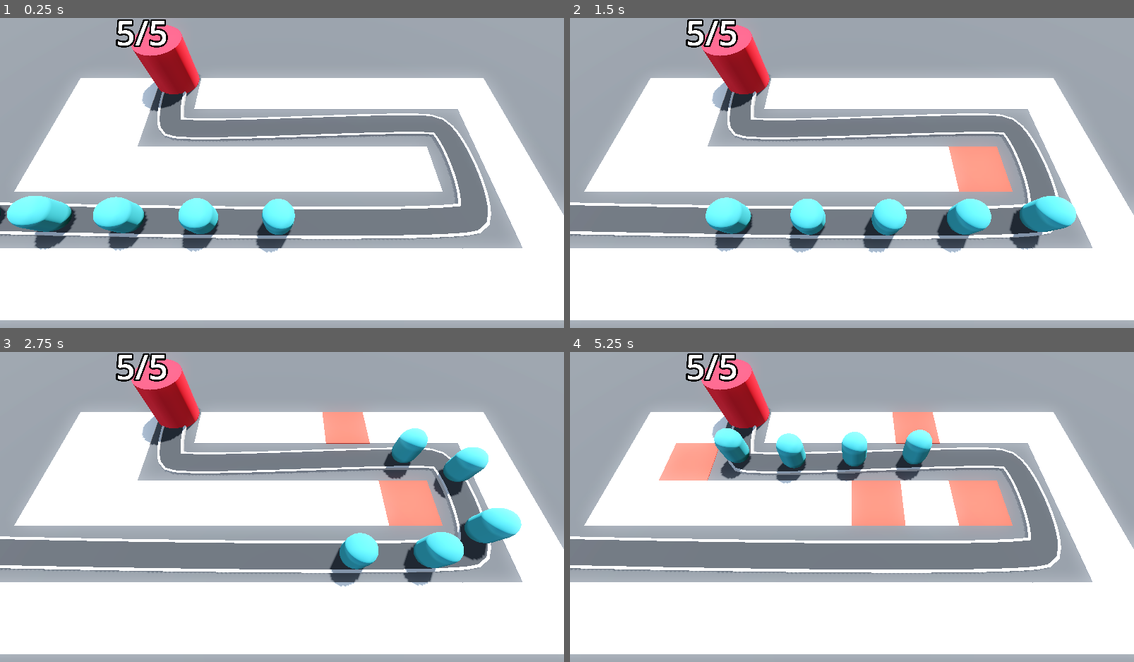
Above: before the commit, frames 1-4 (two rows, left to right).
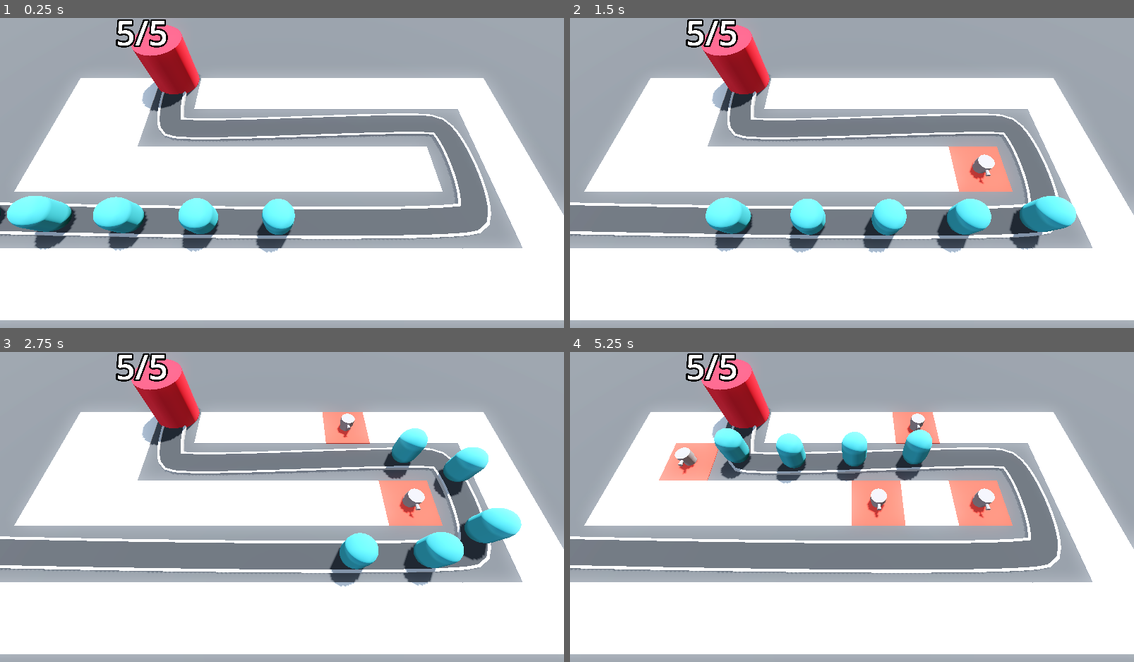
Above: after the commit, the same moments.

Repository: Rubix334/Barbarian_blaster
Game: Godot game, scene res://base_level.tscn
Same seed, same stepped clock (60 frames per second), same inputs: the game is played once before the commit and once after it.
Inputs (mouse positions are in pixels of both pictures, inside the frame that each line leads up to):
- Up to frame 1 (0.25 s): no input
- Up to frame 2 (1.5 s): move the mouse to (976, 160) at 0.52 s; click (976, 160) at 0.6 s; move the mouse to (739, 191) at 1.27 s; click (739, 191) at 1.35 s
- Up to frame 3 (2.75 s): move the mouse to (338, 441) at 2.02 s; click (338, 441) at 2.1 s
- Up to frame 4 (5.25 s): move the mouse to (823, 575) at 2.77 s; click (823, 575) at 2.85 s; move the mouse to (1021, 556) at 3.52 s; click (1021, 556) at 3.6 s; move the mouse to (682, 463) at 4.27 s; click (682, 463) at 4.35 s; move the mouse to (880, 510) at 5.02 s; click (880, 510) at 5.1 s

The runs differ from the first frame. In frame 2, 0.3% of the frame differs, in the area x 70-76%, y 43-54%; in frame 3, 0.4%; in frame 4, 0.8%, in the area x 18-76%, y 19-54%.

Commit message:
add turrets and build_turrets

Diff:
--- a/RayPickerCamera/ray_picker_camera.gd
+++ b/RayPickerCamera/ray_picker_camera.gd
@@ -1,6 +1,6 @@
 extends Camera3D
 @onready var raycast_3d: RayCast3D = $RayCast3D
-
+@export var turret_manger : TurretManager
 @export var gridmap : GridMap
 
 func _process(delta: float) -> void:
@@ -18,5 +18,7 @@
 				Input.set_default_cursor_shape(Input.CURSOR_POINTING_HAND)
 				if Input.is_action_just_pressed("click"):
 					gridmap.set_cell_item(cell, 1)
+					var tile_pos = gridmap.map_to_local(cell)
+					turret_manger.build_turret(tile_pos)
 			else:
 				Input.set_default_cursor_shape(Input.CURSOR_ARROW)
--- /dev/null
+++ b/Turret/turret_manager.gd
@@ -0,0 +1,9 @@
+extends Node3D
+class_name TurretManager
+
+@export var turret : PackedScene
+
+func build_turret(position:Vector3) -> void:
+	var new_turret = turret.instantiate()
+	add_child(new_turret)
+	new_turret.global_position = position
--- /dev/null
+++ b/Turret/turret_manager.tscn
@@ -0,0 +1,3 @@
+[gd_scene format=3 uid="uid://c8gqx0v841hc2"]
+
+[node name="TurretManager" type="Node3D"]
--- a/base_level.tscn
+++ b/base_level.tscn
@@ -1,9 +1,11 @@
-[gd_scene load_steps=12 format=3 uid="uid://dtcnxxofouqf8"]
+[gd_scene load_steps=14 format=3 uid="uid://dtcnxxofouqf8"]
 
 [ext_resource type="PackedScene" uid="uid://br3qcltvc1sgb" path="res://RayPickerCamera/ray_picker_camera.tscn" id="1_3o4py"]
 [ext_resource type="MeshLibrary" uid="uid://c0c3djgifhbb0" path="res://MeshLibraries/space_library.tres" id="1_bo3yr"]
 [ext_resource type="PackedScene" uid="uid://cedg4p1ktt00c" path="res://Enemy/enemy.tscn" id="2_5vx1e"]
 [ext_resource type="PackedScene" uid="uid://cp8jwl3inidhf" path="res://base/base.tscn" id="3_eesb3"]
+[ext_resource type="Script" uid="uid://cgu2xobyup678" path="res://Turret/turret_manager.gd" id="5_ftfrf"]
+[ext_resource type="PackedScene" uid="uid://d01unib15e15u" path="res://Turret/turret.tscn" id="6_u2wky"]
 
 [sub_resource type="ProceduralSkyMaterial" id="ProceduralSkyMaterial_4sal3"]
 sky_horizon_color = Color(0.66224277, 0.6717428, 0.6867428, 1)
@@ -48,8 +50,9 @@
 size = Vector3(100, 2, 100)
 material = SubResource("StandardMaterial3D_bo3yr")
 
-[node name="RayPickerCamera" parent="." node_paths=PackedStringArray("gridmap") instance=ExtResource("1_3o4py")]
+[node name="RayPickerCamera" parent="." node_paths=PackedStringArray("turret_manger", "gridmap") instance=ExtResource("1_3o4py")]
 transform = Transform3D(1, 0, 0, 0, 0.42261824, 0.9063078, 0, -0.9063078, 0.42261824, 0, 14.5, 9.5)
+turret_manger = NodePath("../TurretManager")
 gridmap = NodePath("../GridMap")
 
 [node name="GridMap" type="GridMap" parent="."]
@@ -113,15 +116,15 @@
 transform = Transform3D(-0.024582524, 0, -0.99969083, 0, 1, 0, 0.99969083, 0, -0.024582524, -22.712158, 0, 5.955886)
 
 [node name="Enemy2" parent="Path3D" instance=ExtResource("2_5vx1e")]
-transform = Transform3D(-0.02062732, 0, -0.9997722, 0, 1, 0, 0.9997722, 0, -0.02062732, -17.7134, 0, 6.0668364)
+transform = Transform3D(-0.020627312, 0, -0.99977183, 0, 1, 0, 0.99977183, 0, -0.020627312, -17.7134, 0, 6.0668364)
 progress = 5.0
 
 [node name="Enemy3" parent="Path3D" instance=ExtResource("2_5vx1e")]
-transform = Transform3D(-0.017708233, 0, -0.9998352, 0, 1, 0, 0.9998352, 0, -0.017708233, -12.714431, 0, 6.1627846)
+transform = Transform3D(-0.017708227, 0, -0.99983484, 0, 1, 0, 0.99983484, 0, -0.017708227, -12.714431, 0, 6.1627846)
 progress = 10.0
 
 [node name="Enemy4" parent="Path3D" instance=ExtResource("2_5vx1e")]
-transform = Transform3D(-0.014246033, 0, -0.9998906, 0, 1, 0, 0.9998906, 0, -0.014246033, -7.714971, 0, 6.243016)
+transform = Transform3D(-0.014246027, 0, -0.99989027, 0, 1, 0, 0.99989027, 0, -0.014246027, -7.714971, 0, 6.243016)
 progress = 15.0
 
 [node name="Enemy5" parent="Path3D" instance=ExtResource("2_5vx1e")]
@@ -132,3 +135,5 @@
 transform = Transform3D(1, 0, 0, 0, 1, 0, 0, 0, 1, -10.17345, 0, -7.665709)
 
 [node name="TurretManager" type="Node3D" parent="."]
+script = ExtResource("5_ftfrf")
+turret = ExtResource("6_u2wky")
Not shown, added: Turret/turret_manager.gd.uid
